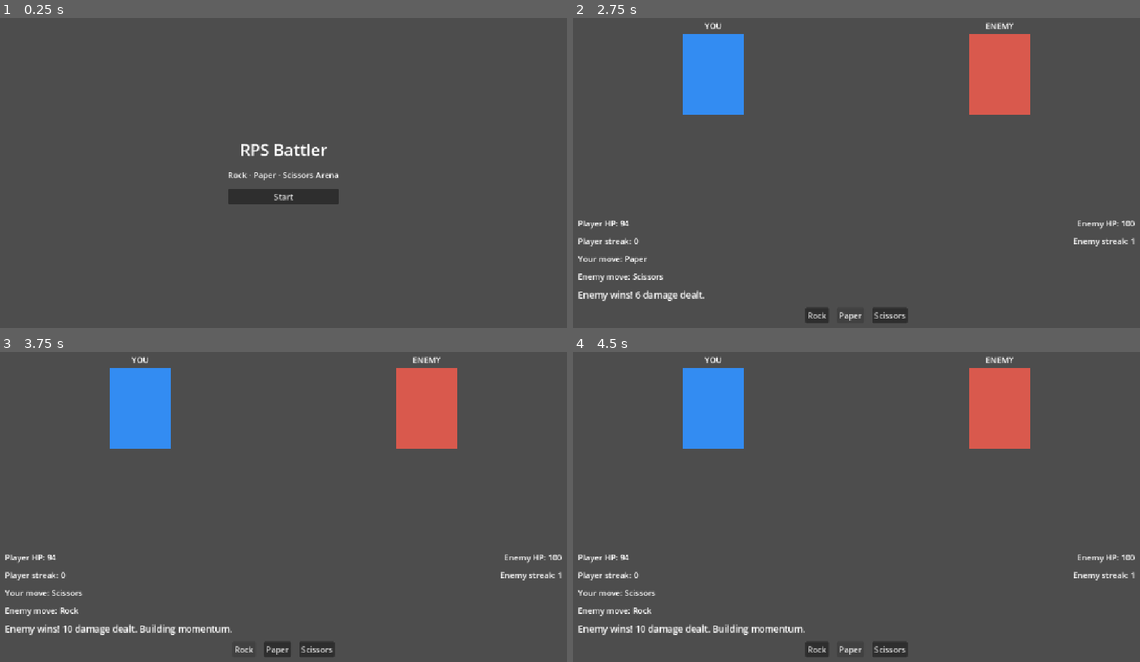
Above: before the commit, frames 1-4 (two rows, left to right).
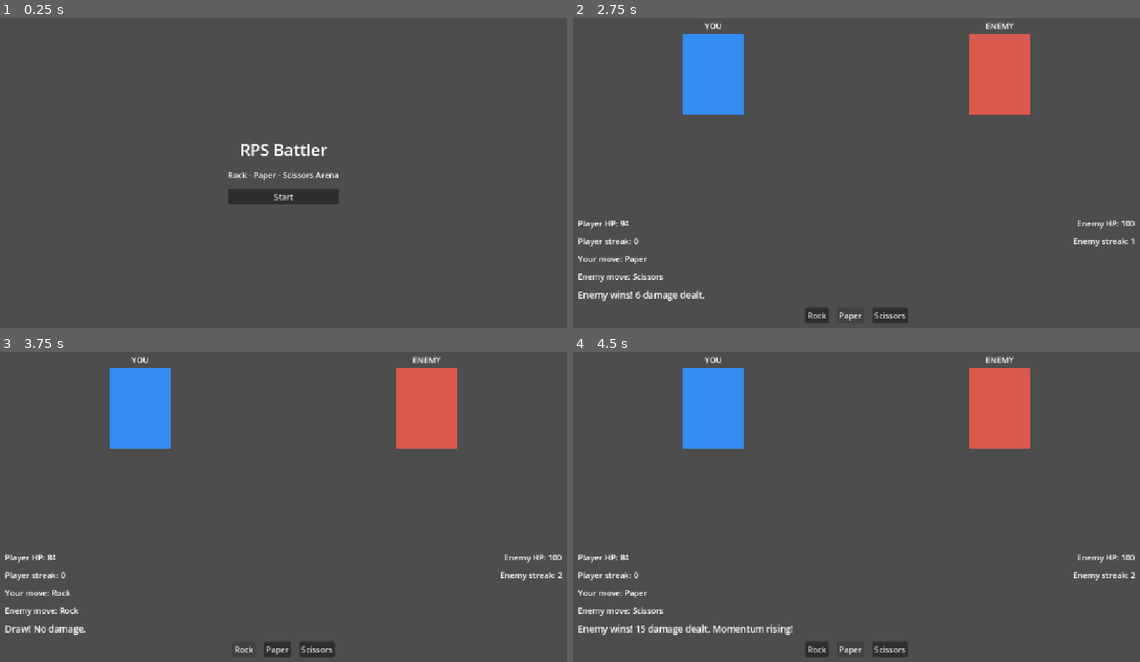
Above: after the commit, the same moments.

Repository: ZackPSmiley/RPS_Battler
Game: Godot game, scene res://main_menu.tscn
Same seed, same stepped clock (60 frames per second), same inputs: the game is played once before the commit and once after it.
Inputs:
- Up to frame 1 (0.25 s): no input
- Up to frame 2 (2.75 s): click "Start" at 0.5 s; click "Rock" at 1.25 s; click "Paper" at 2 s
- Up to frame 3 (3.75 s): click "Scissors" at 2.75 s; click "Rock" at 3.5 s
- Up to frame 4 (4.5 s): click "Paper" at 4.25 s

Frames 1-2 are identical in both runs. In frame 3, 0.7% of the frame differs, in the area x 1-100%, y 65-92%; in frame 4, 0.4%.

Commit message:
new damage calculations and script modifications

Diff:
--- a/scripts/battle/battle_controller.gd
+++ b/scripts/battle/battle_controller.gd
@@ -100,7 +100,7 @@
 		var damage: int = _damage_for_streak(_player.streak)
 		_enemy.apply_damage(damage)
 		ui.show_round_resolution(p_str, e_str, _build_win_result_text(true, damage, _player.streak))
-		if damage >= 10:
+		if damage >= 15:
 			await ui.brief_hit_pause()
 		ui.flash_enemy_hit(_hit_feedback_strength(damage), damage)
 		ui.pulse_player_streak(_player.streak)
@@ -110,7 +110,7 @@
 		var damage: int = _damage_for_streak(_enemy.streak)
 		_player.apply_damage(damage)
 		ui.show_round_resolution(p_str, e_str, _build_win_result_text(false, damage, _enemy.streak))
-		if damage >= 10:
+		if damage >= 15:
 			await ui.brief_hit_pause()
 		ui.flash_player_hit(_hit_feedback_strength(damage), damage)
 		ui.pulse_enemy_streak(_enemy.streak)
--- a/scripts/ui/battle_ui.gd
+++ b/scripts/ui/battle_ui.gd
@@ -33,8 +33,10 @@
 var _player_root_rest: Vector2 = Vector2.ZERO
 var _enemy_root_rest: Vector2 = Vector2.ZERO
 var _result_label_rest_scale: Vector2
-
-var _fighter_feedback_tween: Tween = null
+var _result_label_rest_modulate: Color = Color.WHITE
+
+var _player_hit_tween: Tween = null
+var _enemy_hit_tween: Tween = null
 var _result_line_tween: Tween = null
 var _player_streak_tween: Tween = null
 var _enemy_streak_tween: Tween = null
@@ -44,13 +46,15 @@
 	_player_base_color = player_body.color
 	_enemy_base_color = enemy_body.color
 	_result_label_rest_scale = round_result_label.scale
+	_result_label_rest_modulate = round_result_label.modulate
 	_refresh_body_pivots()
 	player_body.resized.connect(_refresh_body_pivots)
 	enemy_body.resized.connect(_refresh_body_pivots)
 	round_result_label.resized.connect(_on_result_label_resized)
 	_on_result_label_resized()
 	_connect_buttons()
-	call_deferred("_snapshot_fighter_roots")
+	await get_tree().process_frame
+	_snapshot_fighter_roots()
 
 
 func _snapshot_fighter_roots() -> void:
@@ -128,12 +132,12 @@
 
 func show_result(text: String) -> void:
 	round_result_label.text = text
-	_pulse_round_result_line()
 
 
 func show_round_resolution(player_move: String, enemy_move: String, result_text: String) -> void:
 	show_moves(player_move, enemy_move)
 	show_result(result_text)
+	_pulse_round_result_line()
 
 
 func show_end_screen(player_won: bool) -> void:
@@ -158,12 +162,17 @@
 
 func reset_visual_state() -> void:
 	Engine.time_scale = 1.0
-	_kill_fighter_tween()
+	_kill_player_hit_tween()
+	_kill_enemy_hit_tween()
 	_kill_result_line_tween()
 	_kill_player_streak_tween()
 	_kill_enemy_streak_tween()
 	player_fighter_root.position = _player_root_rest
 	enemy_fighter_root.position = _enemy_root_rest
+	player_fighter_root.scale = Vector2.ONE
+	enemy_fighter_root.scale = Vector2.ONE
+	player_fighter_root.rotation_degrees = 0.0
+	enemy_fighter_root.rotation_degrees = 0.0
 	player_body.scale = Vector2.ONE
 	enemy_body.scale = Vector2.ONE
 	player_body.position = Vector2.ZERO
@@ -178,7 +187,7 @@
 	enemy_streak_label.modulate = Color.WHITE
 	player_streak_label.scale = Vector2.ONE
 	enemy_streak_label.scale = Vector2.ONE
-	round_result_label.modulate = Color.WHITE
+	round_result_label.modulate = _result_label_rest_modulate
 	round_result_label.scale = _result_label_rest_scale
 	if button_sfx.playing:
 		button_sfx.stop()
@@ -198,7 +207,6 @@
 	set_controls_locked(false)
 
 
-## Short freeze for heavier hits; timer ignores time_scale so we can restore cleanly.
 func brief_hit_pause() -> void:
 	var prev: float = Engine.time_scale
 	Engine.time_scale = 0.0
@@ -207,39 +215,54 @@
 
 
 func flash_player_hit(strength: float = 1.0, damage: int = 0) -> void:
-	_play_hit_feedback(player_body, player_fighter_root, _player_base_color, strength, -1.0)
-	play_hit_sfx(damage >= 10)
+	_play_hit_feedback(player_body, player_fighter_root, _player_base_color, strength, -1.0, true)
+	play_hit_sfx(damage >= 15)
 
 
 func flash_enemy_hit(strength: float = 1.0, damage: int = 0) -> void:
-	_play_hit_feedback(enemy_body, enemy_fighter_root, _enemy_base_color, strength, 1.0)
-	play_hit_sfx(damage >= 10)
-
-
-func _play_hit_feedback(body: ColorRect, root: Control, base_color: Color, strength: float, recoil_sign: float) -> void:
-	_kill_fighter_tween()
+	_play_hit_feedback(enemy_body, enemy_fighter_root, _enemy_base_color, strength, 1.0, false)
+	play_hit_sfx(damage >= 15)
+
+
+func _play_hit_feedback(body: ColorRect, root: Control, base_color: Color, strength: float, recoil_sign: float, is_player_side: bool) -> void:
+	if is_player_side:
+		_kill_player_hit_tween()
+	else:
+		_kill_enemy_hit_tween()
 	var s: float = clampf(strength, 0.2, 1.5)
 	var flash := base_color.lerp(Color(1.0, 1.0, 1.0), 0.45 + 0.35 * s)
 	var squash := Vector2(1.0 + 0.05 * s, 1.0 - 0.04 * s)
 	var root_nudge: float = 5.0 * recoil_sign * s
-	var rest_root: Vector2 = _player_root_rest if root == player_fighter_root else _enemy_root_rest
+	var tilt: float = 3.5 * -recoil_sign * s
+	var rest_root: Vector2 = _player_root_rest if is_player_side else _enemy_root_rest
 	var tw := create_tween()
 	tw.set_parallel(true)
 	tw.tween_property(body, "color", flash, 0.04 * s)
 	tw.tween_property(body, "scale", squash, 0.05)
+	tw.tween_property(body, "rotation_degrees", tilt, 0.05)
 	tw.tween_property(root, "position", rest_root + Vector2(root_nudge, 0.0), 0.05)
 	tw.chain()
 	tw.set_parallel(true)
 	tw.tween_property(body, "color", base_color, 0.1 + 0.05 * s)
 	tw.tween_property(body, "scale", Vector2.ONE, 0.1)
+	tw.tween_property(body, "rotation_degrees", 0.0, 0.1)
 	tw.tween_property(root, "position", rest_root, 0.1)
-	_fighter_feedback_tween = tw
-
-
-func _kill_fighter_tween() -> void:
-	if _fighter_feedback_tween != null and is_instance_valid(_fighter_feedback_tween):
-		_fighter_feedback_tween.kill()
-	_fighter_feedback_tween = null
+	if is_player_side:
+		_player_hit_tween = tw
+	else:
+		_enemy_hit_tween = tw
+
+
+func _kill_player_hit_tween() -> void:
+	if _player_hit_tween != null and is_instance_valid(_player_hit_tween):
+		_player_hit_tween.kill()
+	_player_hit_tween = null
+
+
+func _kill_enemy_hit_tween() -> void:
+	if _enemy_hit_tween != null and is_instance_valid(_enemy_hit_tween):
+		_enemy_hit_tween.kill()
+	_enemy_hit_tween = null
 
 
 func _pulse_round_result_line() -> void:
@@ -251,7 +274,7 @@
 	tw.chain()
 	tw.set_parallel(true)
 	tw.tween_property(round_result_label, "scale", _result_label_rest_scale, 0.12)
-	tw.tween_property(round_result_label, "modulate", Color.WHITE, 0.12)
+	tw.tween_property(round_result_label, "modulate", _result_label_rest_modulate, 0.12)
 	_result_line_tween = tw
 
 
